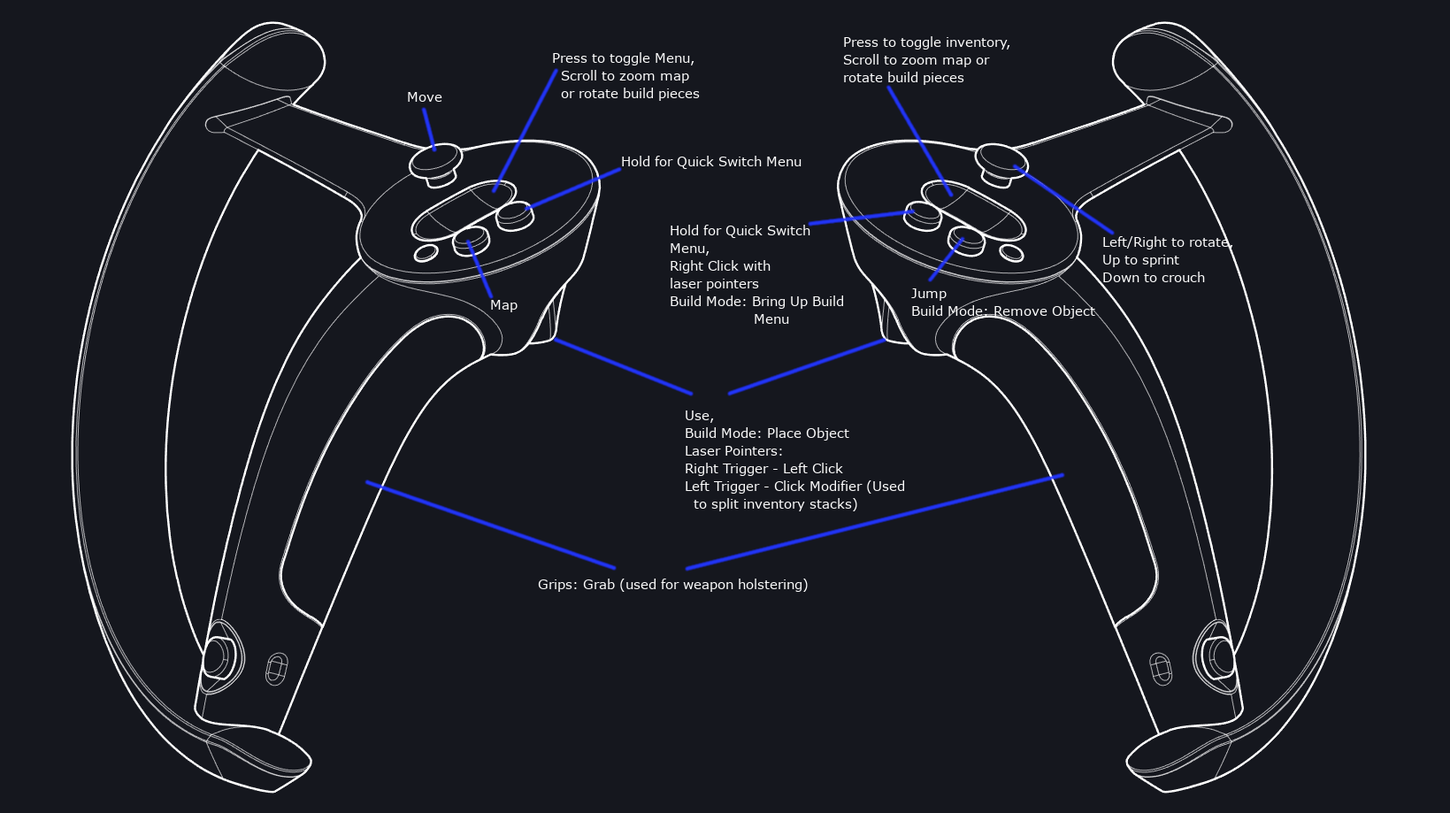
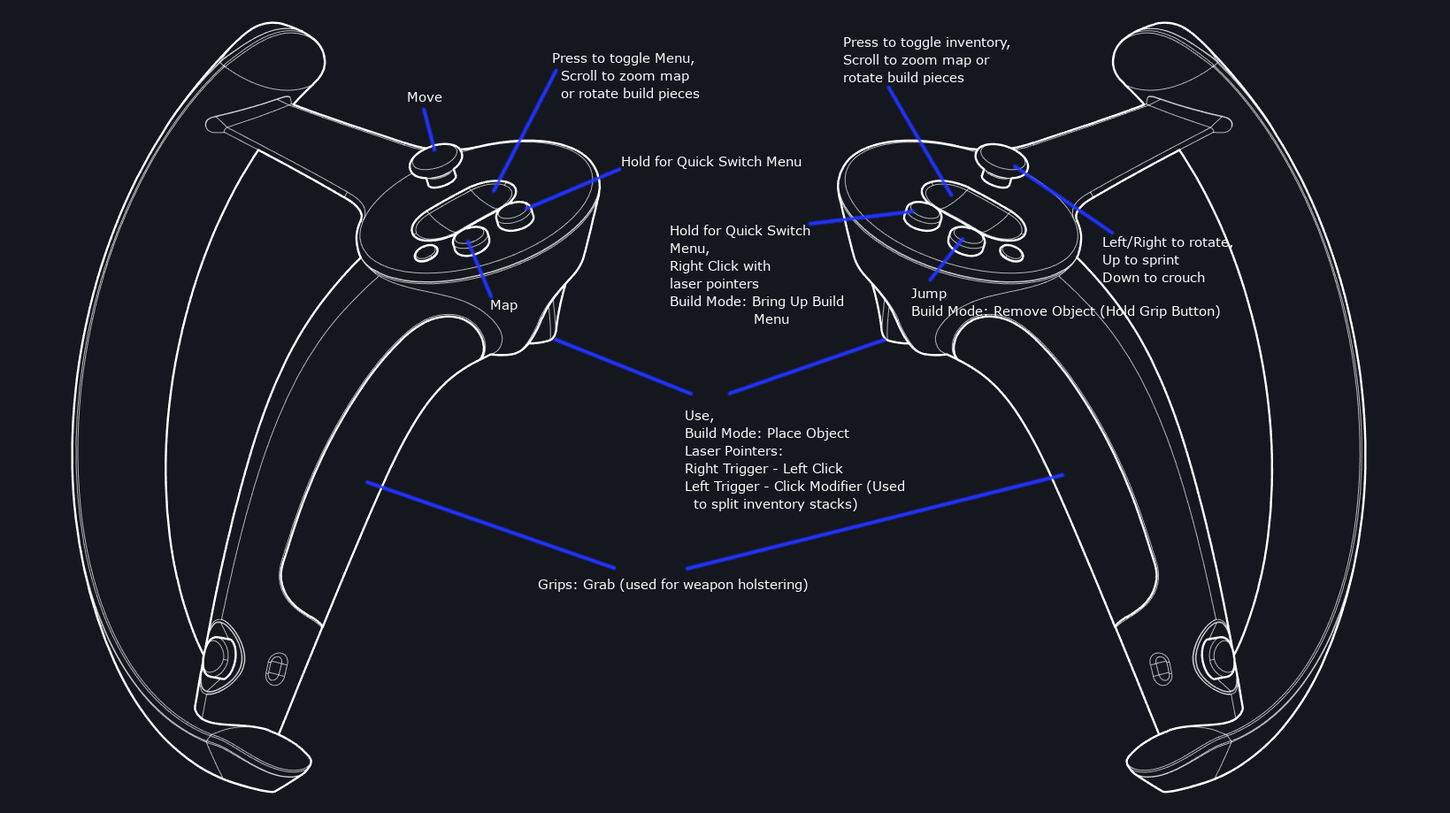
Two versions of the same layered image (1450 x 813). Layer-by-layer changes:
painted on "Jump ..." over bbox(1100, 305, 1221, 319)
